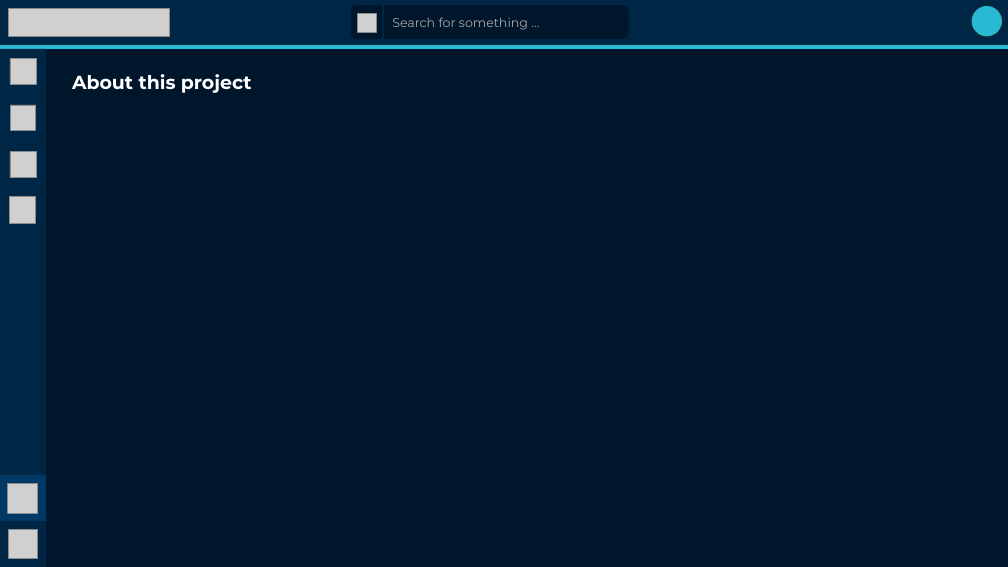
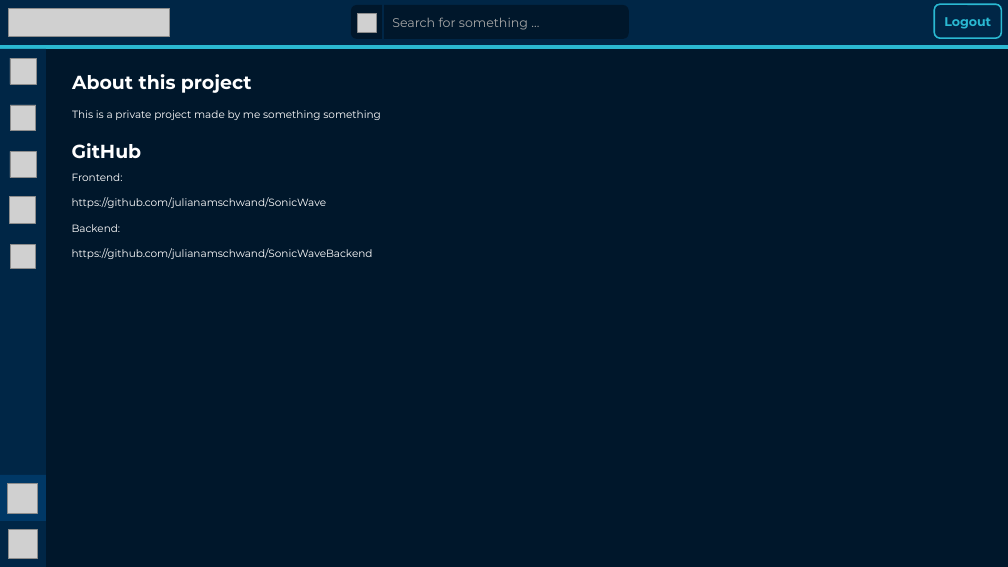
Before and after one commit to julianamschwand/SonicWave, a slide deck: slide 5 of mockups/SonicWaveMockup.pptx (slide 3 before the commit). Drawn at 1008x567 pixels with LibreOffice and Linux fonts; fonts in the diff are those of the drawing; grey boxes stand for pictures. Boxes give left, top, right and bottom in pixels: in the first picture for what was removed or moved away, otherwise in the second. Text is boxed around its words. In the diff, an @@ line names an element or a change of style, - is before the commit and + after.

```diff
--- a/mockups/SonicWaveMockup.pptx
+++ b/mockups/SonicWaveMockup.pptx
@@ rounded rectangle added at [935,5,1002,39], outline #2AB9D2 1.5 pt, 12 pt, text #2AB9D2, bold @@
+Logout
@@ ellipse removed at [971,5,1003,38] @@
@@ text added at [72,110,381,120], 10 pt, text #FFFFFF @@
+This is a private project made by me something something
@@ text added at [72,143,142,159], 18 pt, text #FFFFFF, bold @@
+GitHub
@@ text added at [72,173,373,259], 10 pt, text #FFFFFF @@
+Frontend:
+https://github.com/julianamschwand/SonicWave
+Backend:
+https://github.com/julianamschwand/SonicWaveBackend
@@ picture added at [11,244,35,268] @@
```
Also in this commit, not shown: 5 other slides changed, 19 slides added.
